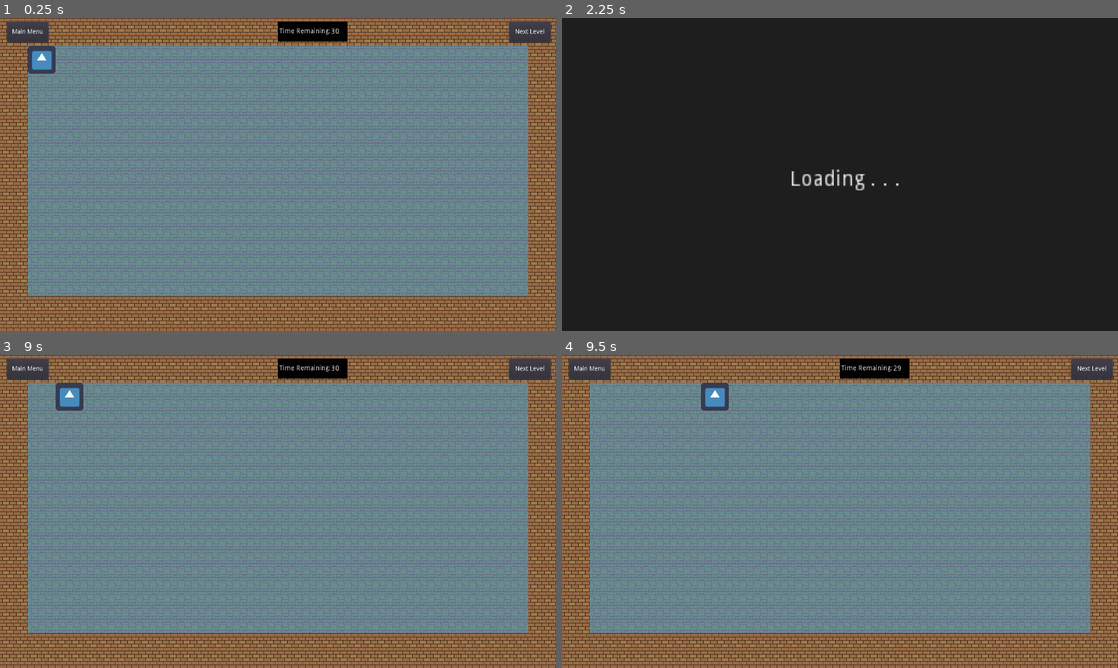
Above: before the commit, frames 1-4 (two rows, left to right).
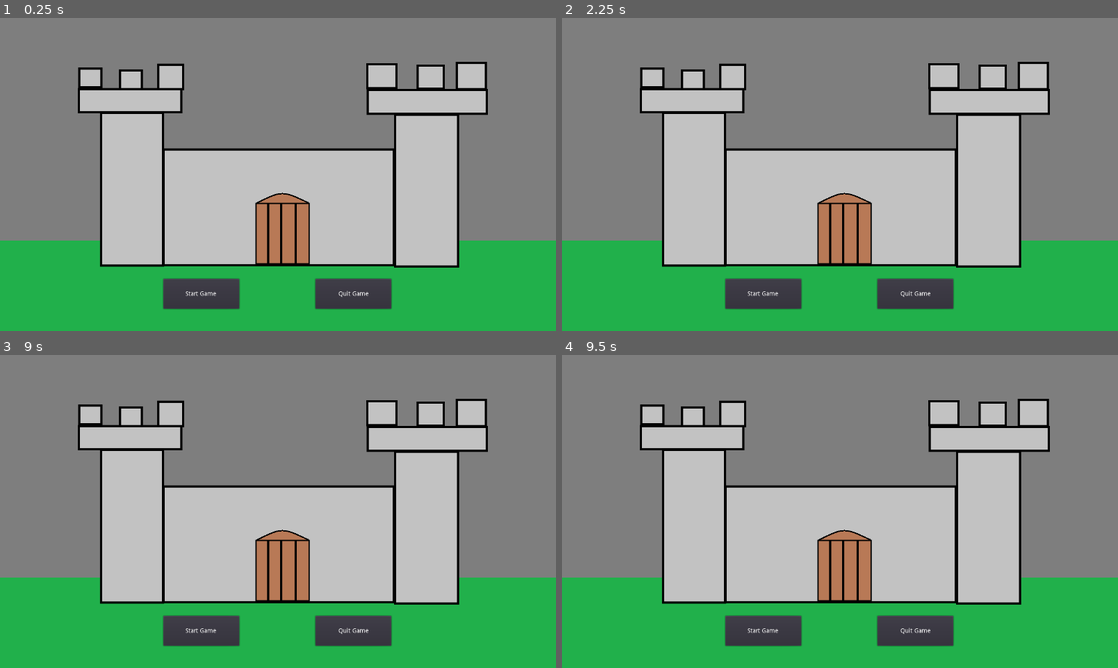
Above: after the commit, the same moments.

Repository: ryanstills/godot_test_game
Game: Godot game, scene res://scenes/Level.tscn
Two runs of this game, one before a commit and one after it. Both use one fixed random seed, a clock stepped at 60 frames per second and the inputs below. This scene is started directly instead of the project's main scene. The engine's default icon, where the game draws it, is replaced by a stand-in: a white triangle on a blue panel in a dark square.
Inputs (mouse positions are in pixels of both pictures, inside the frame that each line leads up to):
- Up to frame 1 (0.25 s): no input
- Up to frame 2 (2.25 s): click (762, 293) at 0.5 s, where only the run after the commit has a clickable "Start Game"; click (762, 293) at 1.25 s, where only the run after the commit has a clickable "Start Game"; click (1090, 30) at 2 s, where only the run before the commit has a clickable "Next Level"
- Up to frame 3 (9 s): tap Enter at 2.75, 4.25, 6.5 s; hold Right (ui_right) 2.78-3.53 s; tap Space at 3.5, 5, 7.25 s; hold Down (ui_down) 3.53-4.28 s; hold Right (ui_right) 4.28-5.03 s; hold Up (ui_up) 5.03-5.75 s; click (528, 367) at 5.75 s, where only the run before the commit has a clickable "Next Level"; hold Left (ui_left) 6.53-8.03 s; hold Down (ui_down) 8.03-8.78 s; hold Right (ui_right) from 8.78 s (still down)
- Up to frame 4 (9.5 s): keep holding Right (ui_right)

The runs differ from the first frame. In frame 1, 75% of the frame differs, in the area x 0-100%, y 0-100%; in frame 2, 100%; in frame 3, 75%; in frame 4, 75%.

Commit message:
deleted old style format level, added return to main menu once all the levels have been completed

Diff:
--- a/scenes/Level.tscn
+++ b/scenes/Level.tscn
@@ -174,5 +174,9 @@
 [node name="LevelTimer" type="Timer" parent="TimerBackground"]
 wait_time = 30.0
 one_shot = true
+
+[node name="ChangeToScoreScreenTimer" type="Timer" parent="."]
+wait_time = 3.0
 [connection signal="pressed" from="MainMenuButton" to="." method="_on_MainMenuButton_pressed"]
 [connection signal="pressed" from="NextLevelButton" to="." method="_on_NextLevelButton_pressed"]
+[connection signal="timeout" from="ChangeToScoreScreenTimer" to="." method="_on_ChangeToScoreScreenTimer_timeout"]
--- a/scripts/Level.gd
+++ b/scripts/Level.gd
@@ -24,7 +24,12 @@
 	key_count = -1
 
 	game_state.level_state = {}
-	game_state.current_level = game_state.current_level + 1
+	if game_state.current_level < (len(game_state.level_files.keys()) - 1):
+		game_state.current_level = game_state.current_level + 1
+	else:
+		print("Last level completed")
+		game_state.current_level = 1
+		get_tree().change_scene("res://scenes/MainMenu.tscn")
 	game_state.level_history.push_front(game_state.current_level)
 
 	if game_state.level_files.has(game_state.current_level):
--- a/scripts/utils.gd
+++ b/scripts/utils.gd
@@ -9,5 +9,4 @@
 		var string_contents = file.get_as_text()
 		contents = parse_json(string_contents)
 		file.close()
-		print(contents)
 		return contents
Not shown, changed: levels/L000.dat
Not shown, changed: levels/L001.dat
Not shown, removed: levels/level_one.dat
